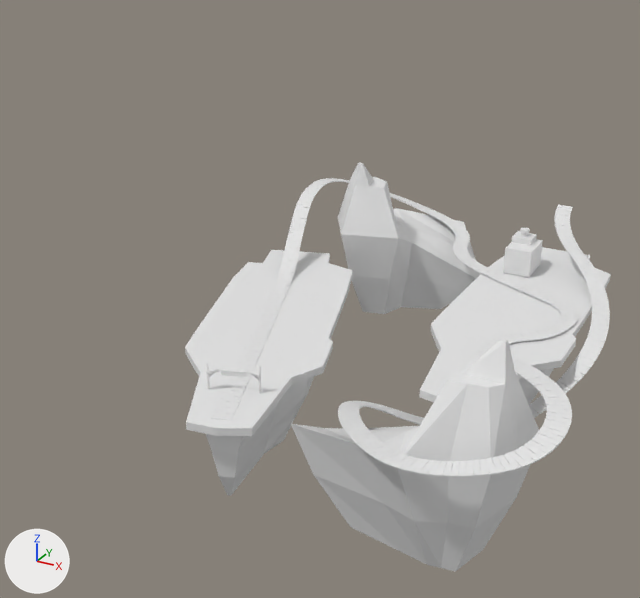
One commit to the Blender file Blender/Mapas/Mapa 2/BlokingCircuito3.blend: the scene before it, then after it.
Rendered twice from a camera (50 mm lens) standing at (101.0, -390.0, 215.0) and looking at (-84.0, -53.0, 47.0). The axes (+X, +Y, +Z) are drawn at lower left. The lights are the same throughout.
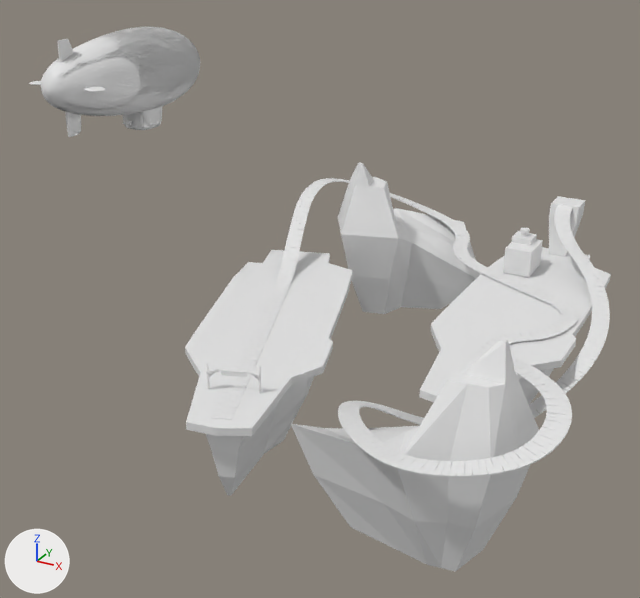
Location of each change, (x1, y1, x2, y2) in pixels of the pictures (640 x 598 px):
'Sphere', added
    after: (41, 27, 200, 116)
'Cube.003', added
    after: (549, 196, 585, 257)
'Sphere.001', added
    after: (123, 106, 163, 130)
'Sphere.003', added
    after: (57, 39, 81, 137)
'Sphere.005', added
    after: (65, 111, 81, 133)
'Sphere.004', added
    after: (29, 81, 106, 92)

The change, as a list of edits to the scene's bpy script:
```text
Add me_sphere_005:
    me_sphere_005.from_pydata(...)  # 12 vertices, 7 faces; spans x -0.04..0.04, y -0.327..0.326, z -0.217..0.217
    me_sphere_005.polygons.foreach_set('use_smooth', [True] * 7)
Add me_sphere_004:
    me_sphere_004.from_pydata([(-0.979, 0.029, 3.919), (-0.979, -0.029, 3.919), (-1.13, -0.029, 3.484), (-1.13, 0.029, 3.484), (-0.573, 0.029, 3.753), (-0.573, -0.029, 3.753), (-0.724, -0.029, 3.318), (-0.724, 0.029, 3.318)], [], [(6, 2, 3, 7), (6, 5, 1, 2), (2, 1, 0, 3), (4, 7, 3, 0), (5, 4, 0, 1)])
    me_sphere_004.polygons.foreach_set('use_smooth', [True] * 5)
Add me_sphere_003:
    me_sphere_003.from_pydata(...)  # 30 vertices, 24 faces, 1 loose edge; spans x -0.04..0.04, y 0.569..1.038, z 3.316..3.743
    me_sphere_003.polygons.foreach_set('use_smooth', [True] * 24)
Add me_sphere_001:
    me_sphere_001.from_pydata(...)  # 33 vertices, 28 faces; spans x -0.383..0.383, y -1.391..-0.872, z 0.718..1.641
    me_sphere_001.polygons.foreach_set('use_smooth', [True] * 28)
Add me_sphere:
    me_sphere.from_pydata(...)  # 258 vertices, 256 faces; spans x -1.0..1.0, y -1.0..1.0, z -0.9..4.22
    me_sphere.polygons.foreach_set('use_smooth', [True] * 256)
Add me_cube_004:
    me_cube_004.from_pydata(...)  # 12 vertices, 10 faces; spans x -1.72..1.71, y -1.0..3.48, z -0.86..5.27
Add ob_sphere_005:
    ob_sphere_005 = bpy.data.objects.new('Sphere.005', me_sphere_005)
    ob_sphere_005.location = (-205.6, -76.1, 120.9)
    ob_sphere_005.rotation_euler = (1.571, 0.0, 0.0)  # degrees (90, 0, 0)
    ob_sphere_005.scale = (21.6, 21.6, 21.6)
    _m = ob_sphere_005.modifiers.new('Subdivision', 'SUBSURF')
    _m.levels = 2
    _m = ob_sphere_005.modifiers.new('Mirror', 'MIRROR')
    _m.use_clip = True
Add ob_sphere_004:
    ob_sphere_004 = bpy.data.objects.new('Sphere.004', me_sphere_004)
    ob_sphere_004.location = (-205.6, 0.0, 139.1)
    ob_sphere_004.rotation_euler = (1.571, 0.0, 0.0)  # degrees (90, 0, 0)
    ob_sphere_004.scale = (21.6, 21.6, 21.6)
    _m = ob_sphere_004.modifiers.new('Subdivision', 'SUBSURF')
    _m.levels = 2
    _m = ob_sphere_004.modifiers.new('Mirror', 'MIRROR')
    _m.use_clip = True
Add ob_sphere_003:
    ob_sphere_003 = bpy.data.objects.new('Sphere.003', me_sphere_003)
    ob_sphere_003.location = (-205.6, 0.0, 137.8)
    ob_sphere_003.rotation_euler = (1.571, 0.0, 0.0)  # degrees (90, 0, 0)
    ob_sphere_003.scale = (21.6, 21.6, 21.6)
    _m = ob_sphere_003.modifiers.new('Subdivision', 'SUBSURF')
    _m.levels = 2
    _m = ob_sphere_003.modifiers.new('Mirror', 'MIRROR')
    _m.use_axis = (False, True, False)
Add ob_sphere_001:
    ob_sphere_001 = bpy.data.objects.new('Sphere.001', me_sphere_001)
    ob_sphere_001.location = (-205.6, 0.0, 139.1)
    ob_sphere_001.rotation_euler = (1.571, 0.0, 0.0)  # degrees (90, 0, 0)
    ob_sphere_001.scale = (21.6, 21.6, 21.6)
    _m = ob_sphere_001.modifiers.new('Subdivision', 'SUBSURF')
    _m.levels = 2
    _m = ob_sphere_001.modifiers.new('Mirror', 'MIRROR')
    _m.use_clip = True
Add ob_sphere:
    ob_sphere = bpy.data.objects.new('Sphere', me_sphere)
    ob_sphere.location = (-205.6, 0.0, 139.1)
    ob_sphere.rotation_euler = (1.571, 0.0, 0.0)  # degrees (90, 0, 0)
    ob_sphere.scale = (21.6, 21.6, 21.6)
    _m = ob_sphere.modifiers.new('Subdivision', 'SUBSURF')
    _m.levels = 2
    _m = ob_sphere.modifiers.new('Mirror', 'MIRROR')
    _m.use_clip = True
Add ob_cube_003:
    ob_cube_003 = bpy.data.objects.new('Cube.003', me_cube_004)
    ob_cube_003.location = (-5.3, 79.0, 44.2)
    ob_cube_003.scale = (4.45, 4.45, 4.45)
```
